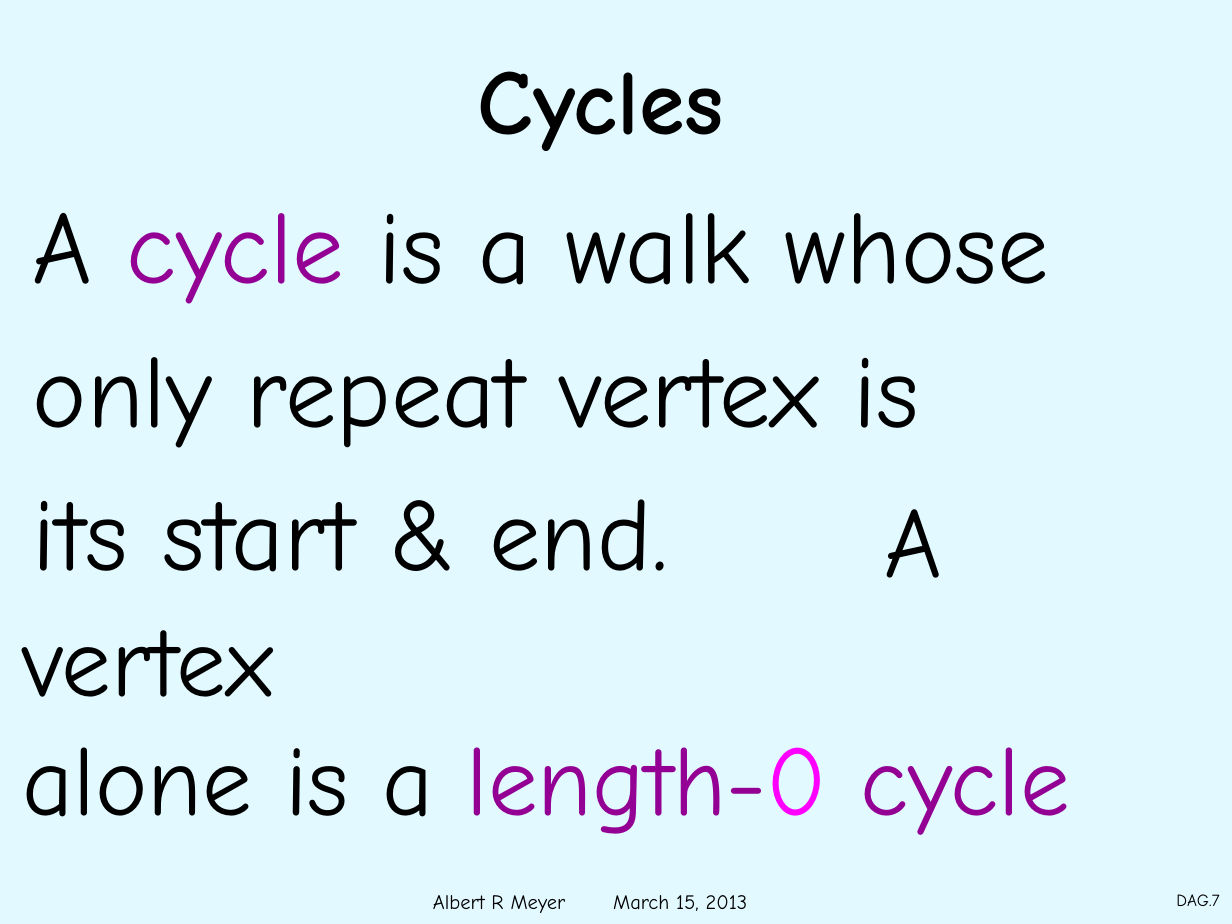
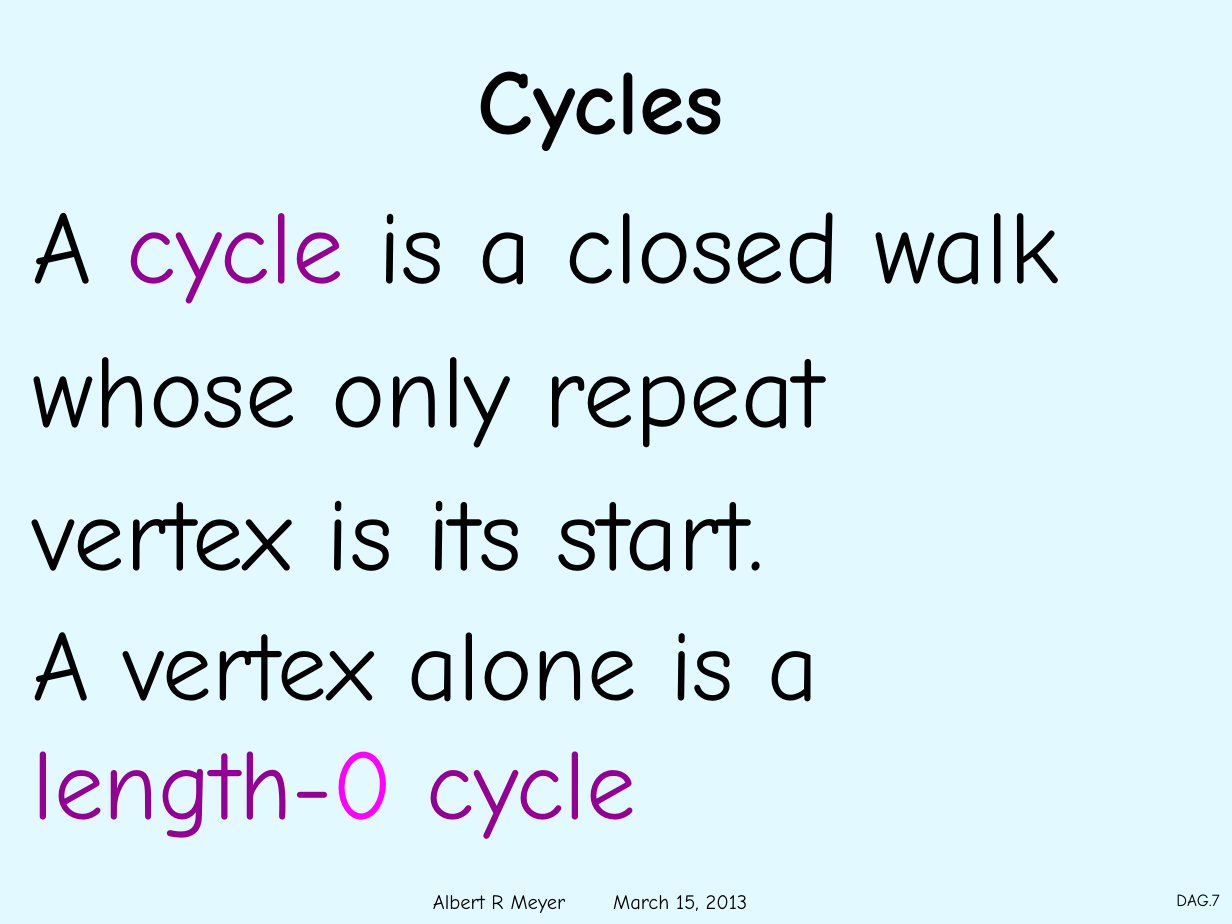
Before and after one commit to armeyer/mcs_web, a slide deck: slide 7 of spring13/slides13/dags.pptx. Drawn at 1232x924 pixels with LibreOffice and Linux fonts; fonts in the diff are those of the drawing; background and template pictures are left out. Boxes give left, top, right and bottom in pixels: in the first picture for what was removed or moved away, otherwise in the second. Text is boxed around its words. In the diff, an @@ line names an element or a change of style, - is before the commit and + after.

```diff
--- a/spring13/slides13/dags.pptx
+++ b/spring13/slides13/dags.pptx
@@ text at (33,212,1059,572): text changed @@
-A cycle is a walk whose
-only repeat vertex is
-its start & end.
+A cycle is a closed walk
+whose only repeat
+vertex is its start.
@@ text at (33,632,818,839): text changed @@
-A vertex
-alone is a length-0 cycle
+A vertex alone is a length-0 cycle
```
Also in this commit, not shown: 1 other slide changed.
